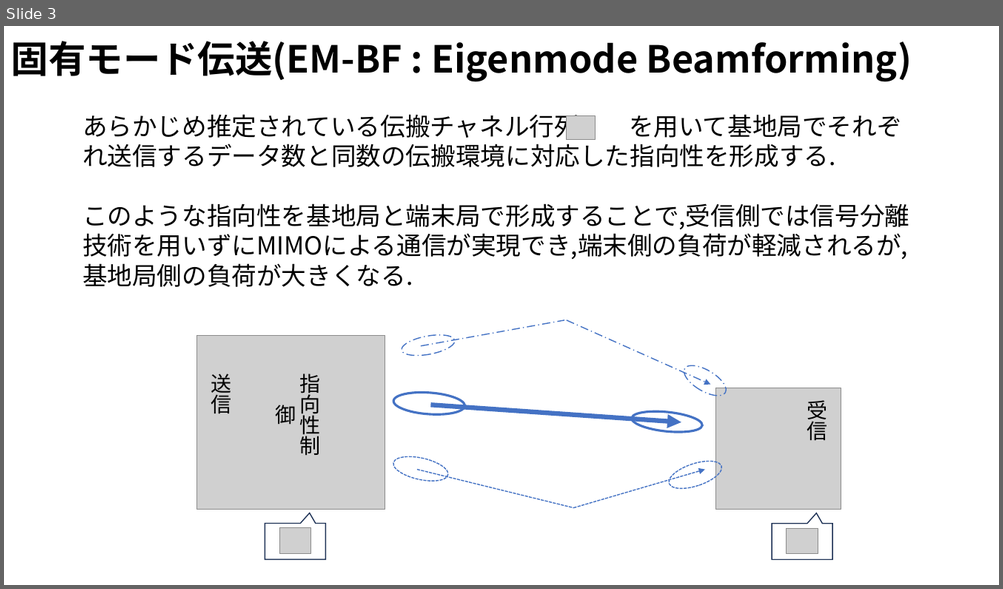
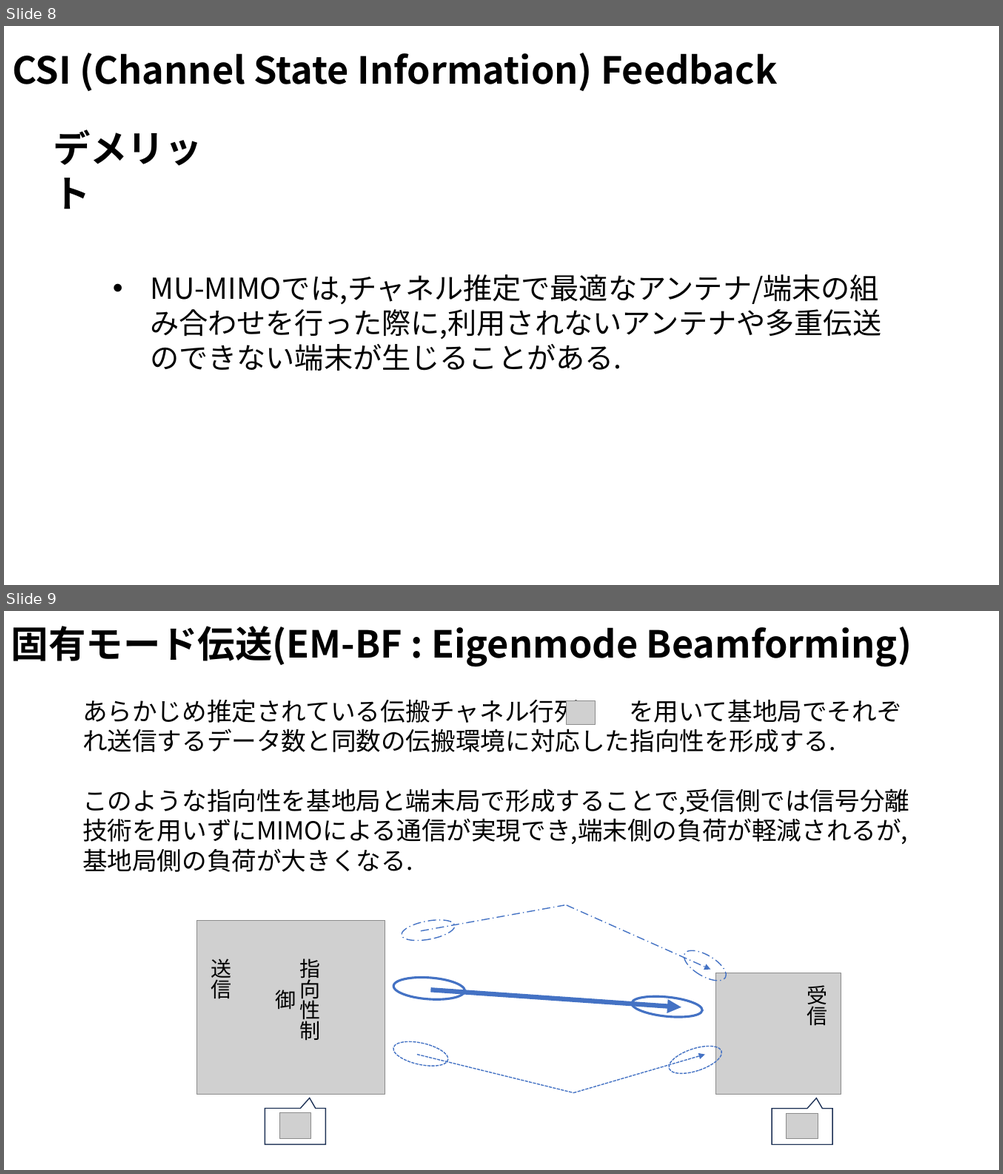
Before and after one commit to ryoww/seminar, a slide deck: MIMO/MU-MIMO.pptx. Shown one above the other, each under a label of ours: slide 3 before the commit, slides 8 and 9 after it. The pictures are 1003x589 and 1003x1174 pixels, drawn with LibreOffice and Linux fonts; fonts in the diff are those of the drawing; grey boxes stand for pictures. Boxes give left, top, right and bottom in pixels: in the first picture for what was removed or moved away, otherwise in the second. Text is boxed around its words. In the diff, an @@ line names an element or a change of style, - is before the commit and + after.

```diff
--- a/MIMO/MU-MIMO.pptx
+++ b/MIMO/MU-MIMO.pptx
@@ slide 8 added at bbox=[4, 26, 999, 585], background #FFFFFF @@
@@ text added at bbox=[13, 53, 777, 91], 36 pt, text #000000, bold @@
+CSI (Channel State Information) Feedback
@@ text added at bbox=[53, 130, 202, 210], 36 pt, text #000000, bold @@
+デメリット
@@ text added at bbox=[150, 275, 881, 371], 28 pt, text #000000 @@
+• MU-MIMOでは,チャネル推定で最適なアンテナ/端末の組み合わせを行った際に,利用されないアンテナや多重伝送のできない端末が生じることがある.
@@ what was slide 3 is now slide 9 @@
```
Also in this commit, not shown: 9 slides changed, 6 other slides added, 1 slide removed, 26 other files.
